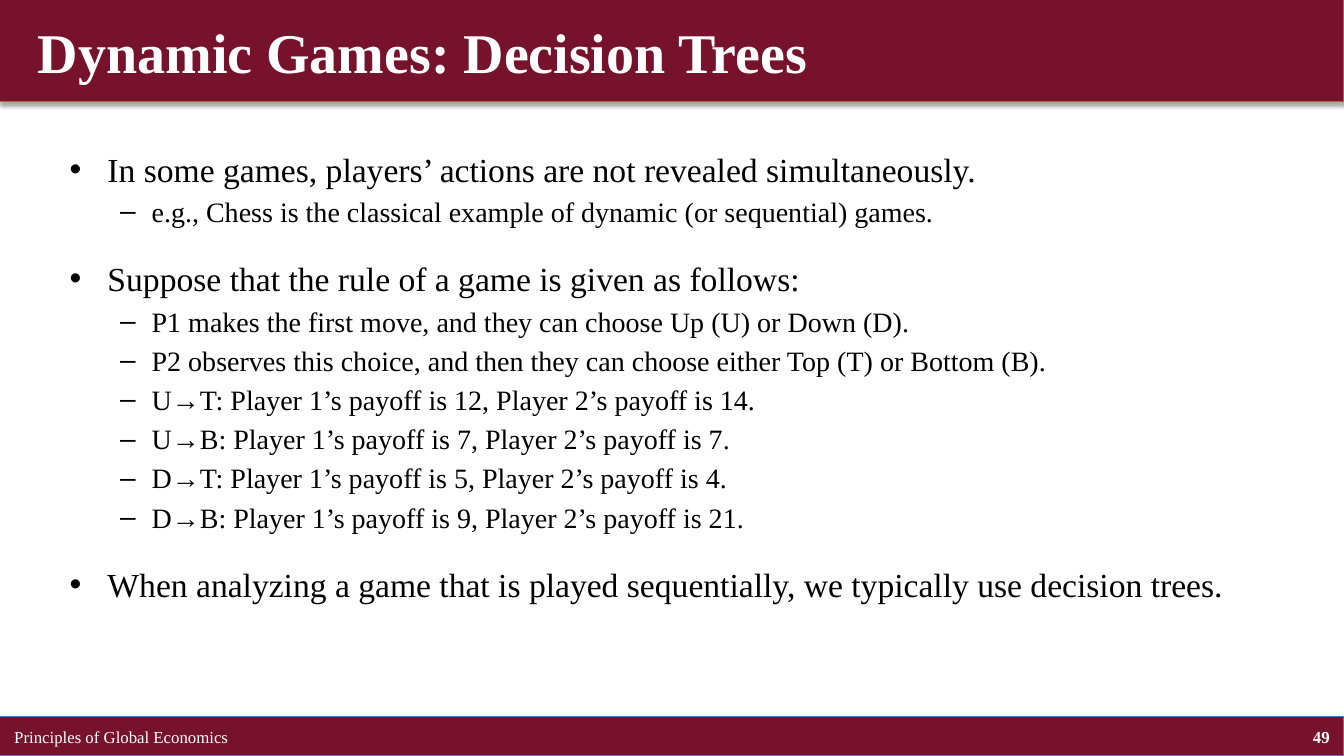
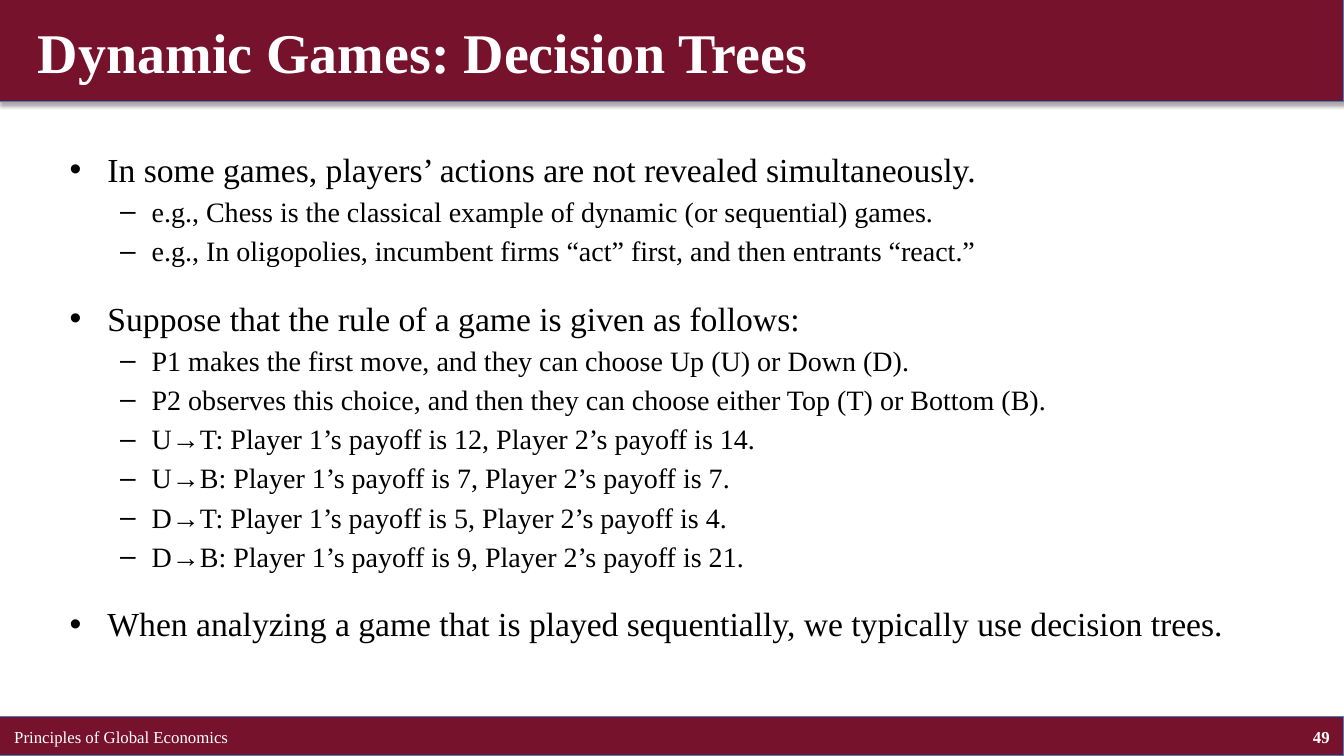
Before and after one commit to brianhwpark/brianhwpark.github.io, a slide deck: slide 49 of files/teaching-resources/concordiacollege-bus-201/bus-201-lecture-note/bus201-ch17-18.pptx. Drawn at 1344x756 pixels with LibreOffice and Linux fonts; fonts in the diff are those of the drawing. Boxes give left, top, right and bottom in pixels: in the first picture for what was removed or moved away, otherwise in the second. Text is boxed around its words. In the diff, an @@ line names an element or a change of style, - is before the commit and + after.

```diff
--- a/files/teaching-resources/concordiacollege-bus-201/bus-201-lecture-note/bus201-ch17-18.pptx
+++ b/files/teaching-resources/concordiacollege-bus-201/bus-201-lecture-note/bus201-ch17-18.pptx
@@ text at (x1=152, y1=241, x2=975, y2=267): paragraph added @@
+  – e.g., In oligopolies, incumbent firms “act” first, and then entrants “react.”
```
Also in this commit, not shown: 5 other slides changed, 9 other files.
